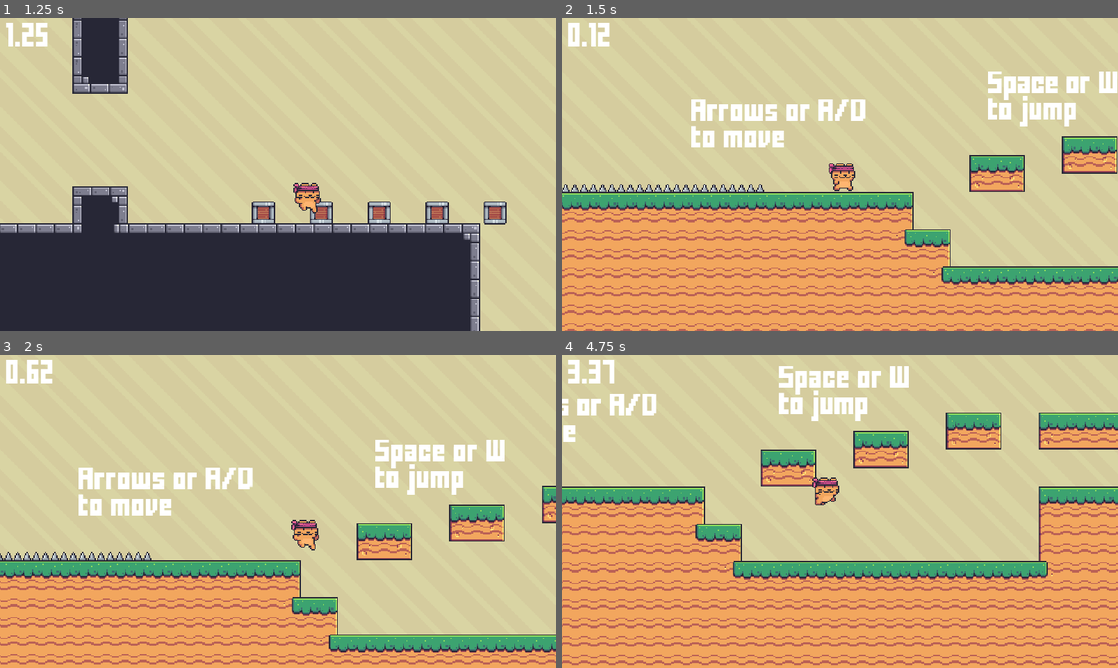
Above: before the commit, frames 1-4 (two rows, left to right).
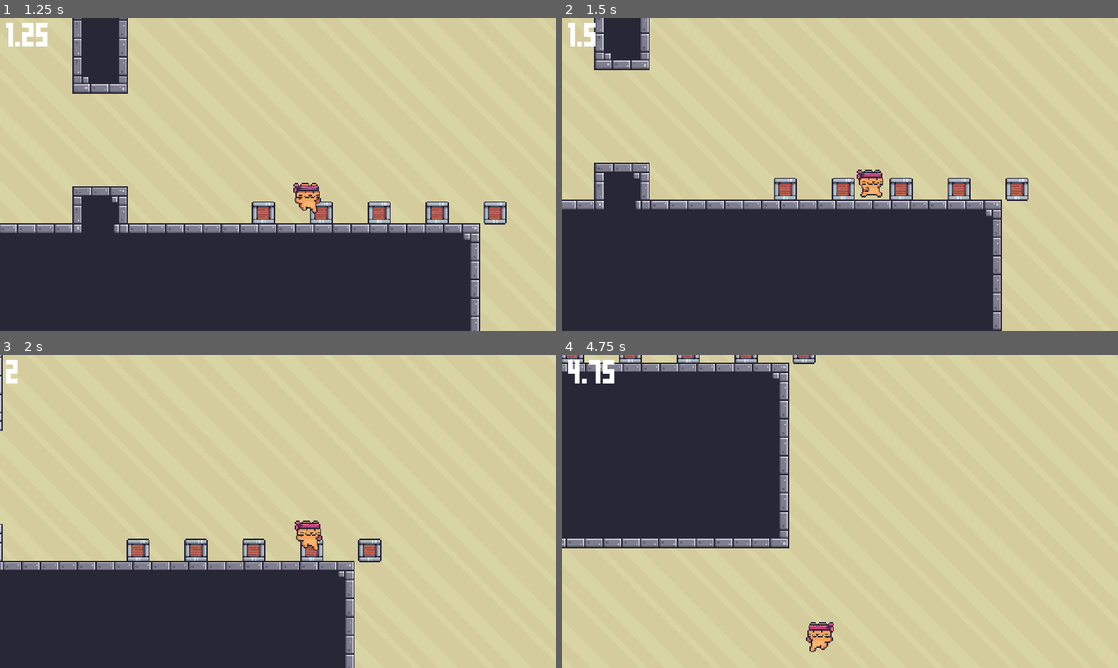
Above: after the commit, the same moments.

Repository: SnowyPeax/Community_Project_1_Johan
Game: Godot game, scene res://core/scenes/lobby.tscn
Same seed, same stepped clock (60 frames per second), same inputs: the game is played once before the commit and once after it.
Inputs:
- Up to frame 1 (1.25 s): tap Enter (interact) at 0.5, 0.6 s; hold D (right) from 0.53 s (still down); tap Space (jump) at 0.77 s
- Up to frame 2 (1.5 s): keep holding D (right); tap Enter (interact) at 1.35 s
- Up to frame 3 (2 s): keep holding D (right); tap Space (jump) at 1.52 s
- Up to frame 4 (4.75 s): release D (right) at 2.03 s; hold A (left) 2.03-2.78 s; tap Enter (interact) every 0.75 s from 2.1 to 4.35 s; hold D (right) 2.78-4.28 s; tap Space (jump) at 3.02, 3.77, 4.52 s; hold A (left) from 4.28 s (still down)

Frame 1 is identical in both runs. In frame 2, 49% of the frame differs, in the area x 0-100%, y 0-100%; in frame 3, 33%; in frame 4, 69%.

Commit message:
fixed collision layer for player

Diff:
--- a/core/player/player.tscn
+++ b/core/player/player.tscn
@@ -249,6 +249,8 @@
 
 [node name="Player" type="CharacterBody2D" node_paths=PackedStringArray("back")]
 z_index = 10
+collision_layer = 16
+collision_mask = 367
 script = ExtResource("1_6husf")
 back = NodePath("AnimatedSprite2D/back")
 
